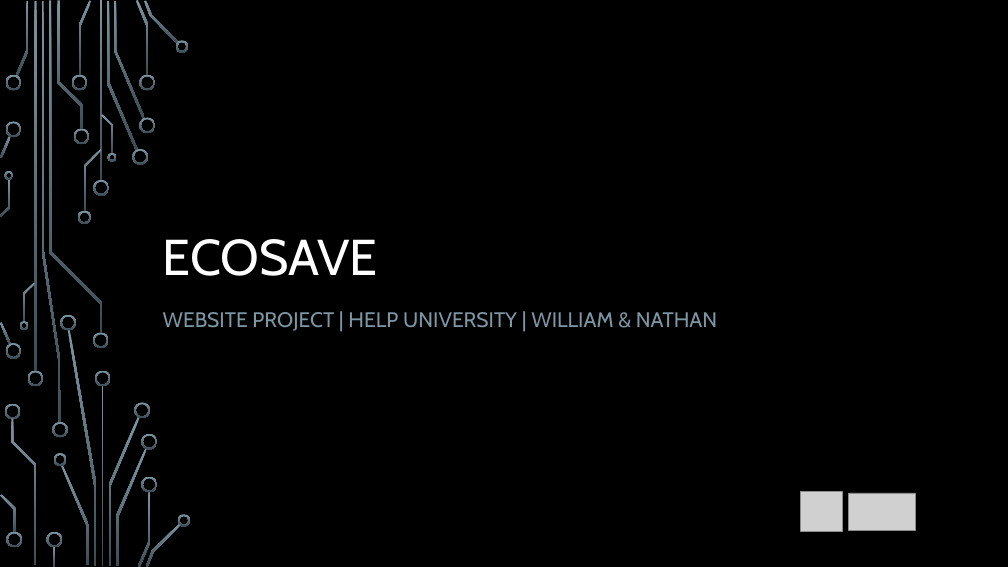
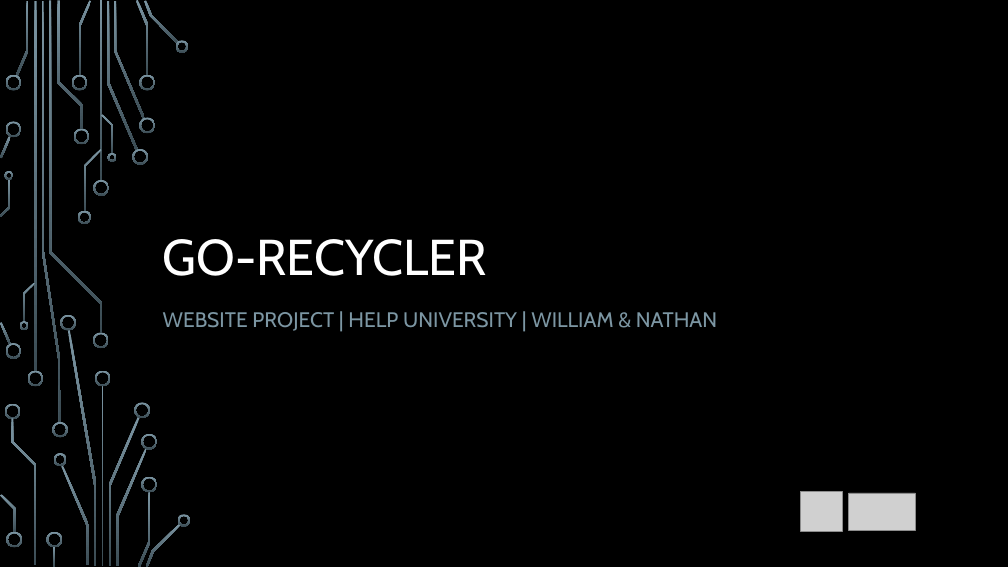
Before and after one commit to GoRecycle/GoRecycle, a slide deck: slide 1 of Ecosave iteration1 presentation.pptx. Drawn at 1008x567 pixels with LibreOffice and Linux fonts; fonts in the diff are those of the drawing; grey boxes stand for pictures; background and template pictures are left out. Boxes give left, top, right and bottom in pixels: in the first picture for what was removed or moved away, otherwise in the second. Text is boxed around its words. In the diff, an @@ line names an element or a change of style, - is before the commit and + after.

```diff
--- a/Ecosave iteration1 presentation.pptx
+++ b/Ecosave iteration1 presentation.pptx
@@ title at (163,239,488,276): text changed @@
-ECOSAVE
+GO-RECYCLER
```
